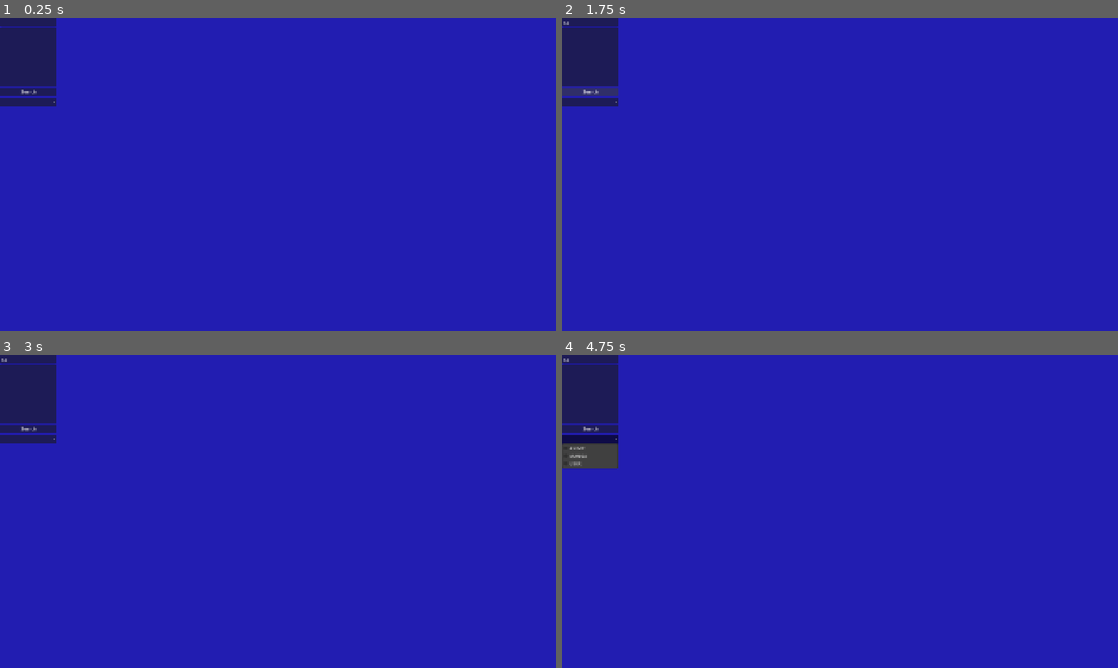
Above: before the commit, frames 1-4 (two rows, left to right).
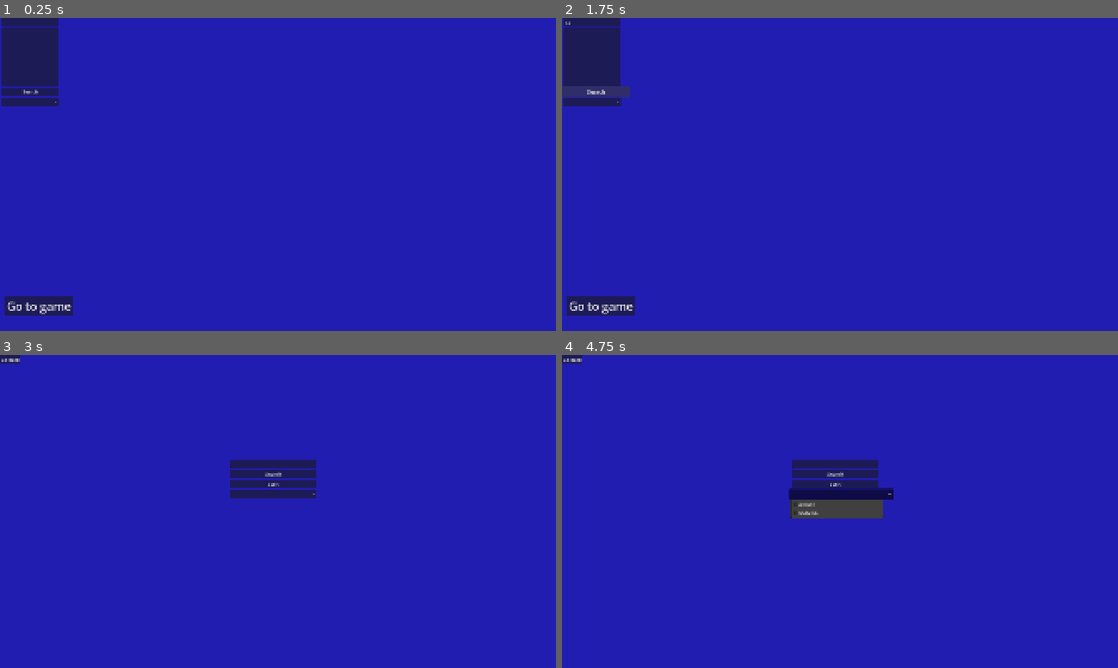
Above: after the commit, the same moments.

Repository: ragingburger1243/AniSearch
Game: Godot game, scene res://main.tscn
The game is run twice, just before and just after one commit, with the same random seed, the same clock (stepped at 60 frames per second) and the same inputs.
Inputs (mouse positions are in pixels of both pictures, inside the frame that each line leads up to; where the layout moved, square brackets give the same spot in the first picture):
- Up to frame 1 (0.25 s): no input
- Up to frame 2 (1.75 s): click (589, 21) at 0.52 s; type "12" at 0.6 s; click "Search" at 1.25 s
- Up to frame 3 (3 s): click (27, 439) at 2 s; click (38, 642) at 2.75 s, where only the run after the commit has a clickable "Go to game"
- Up to frame 4 (4.75 s): click "Search" (after the commit: "Submit") at 3.5 s; click (834, 492) [589, 439] at 4.25 s

The runs differ from the first frame. In frame 1, 1.0% of the frame differs, in the area x 0-14%, y 0-96%; in frame 2, 1.2%; in frame 3, 4.3%; in frame 4, 6.4%, in the area x 0-60%, y 0-53%.
Error before the commit: Invalid access to property or key 'data' on a base object of type 'Nil'. (res://Main.gd:78)
Error after the commit: Invalid access to property or key 'data' on a base object of type 'Nil'. (res://Main.gd:75)

Commit message:
1.4
added guess the anime from description and button animations

Diff:
--- /dev/null
+++ b/GuessGame.tscn
@@ -0,0 +1,71 @@
+[gd_scene format=3 uid="uid://7hw42u2acuts"]
+
+[ext_resource type="Script" uid="uid://najnhr3ukewa" path="res://guess_game.gd" id="1_4lhxv"]
+[ext_resource type="Script" uid="uid://bjcwj7uh1dvgj" path="res://button_anim.gd" id="2_d3vie"]
+
+[node name="GuessGame" type="Control" unique_id=774832508]
+layout_mode = 3
+anchors_preset = 15
+anchor_right = 1.0
+anchor_bottom = 1.0
+grow_horizontal = 2
+grow_vertical = 2
+script = ExtResource("1_4lhxv")
+
+[node name="VBoxContainer" type="VBoxContainer" parent="." unique_id=728055139]
+custom_minimum_size = Vector2(300, 200)
+layout_mode = 0
+offset_left = 793.645
+offset_top = 360.0
+offset_right = 1093.646
+offset_bottom = 560.0
+pivot_offset = Vector2(148.35498, 66)
+
+[node name="LineEdit" type="LineEdit" parent="VBoxContainer" unique_id=1709864023]
+layout_mode = 2
+
+[node name="Button" type="Button" parent="VBoxContainer" unique_id=628611410]
+layout_mode = 2
+text = "Submit"
+script = ExtResource("2_d3vie")
+
+[node name="Button2" type="Button" parent="VBoxContainer" unique_id=1231798580]
+layout_mode = 2
+text = "Start"
+script = ExtResource("2_d3vie")
+
+[node name="OptionButton" type="OptionButton" parent="VBoxContainer" unique_id=2115117120]
+layout_mode = 2
+item_count = 2
+popup/item_0/text = "ANIME"
+popup/item_0/id = 0
+popup/item_1/text = "MANGA"
+popup/item_1/id = 1
+script = ExtResource("2_d3vie")
+
+[node name="ScrollContainer" type="ScrollContainer" parent="." unique_id=856941475]
+custom_minimum_size = Vector2(300, 200)
+layout_mode = 0
+offset_left = 793.645
+offset_top = 500.0
+offset_right = 833.645
+offset_bottom = 540.0
+
+[node name="Label" type="Label" parent="ScrollContainer" unique_id=827334260]
+layout_mode = 2
+size_flags_horizontal = 3
+autowrap_mode = 2
+
+[node name="HTTPRequest" type="HTTPRequest" parent="." unique_id=1640799802]
+
+[node name="Gobackbutton" type="Button" parent="." unique_id=1512300262]
+layout_mode = 0
+offset_right = 8.0
+offset_bottom = 8.0
+text = "Go back"
+script = ExtResource("2_d3vie")
+
+[connection signal="pressed" from="VBoxContainer/Button" to="." method="_on_button_pressed"]
+[connection signal="pressed" from="VBoxContainer/Button2" to="." method="_on_button_2_pressed"]
+[connection signal="request_completed" from="HTTPRequest" to="." method="_on_http_request_request_completed"]
+[connection signal="pressed" from="Gobackbutton" to="." method="_on_gobackbutton_pressed"]
--- a/Main.gd
+++ b/Main.gd
@@ -22,8 +22,6 @@
 	pass
 
 
-# Called every frame. 'delta' is the elapsed time since the previous frame.
-
 
 
 func _on_button_pressed() -> void:
@@ -38,7 +36,6 @@
 		if text_option == "USER":
 			var main_dict = {"query": "query ($name: String) { User(name: $name) { name about avatar { large } statistics { anime { count meanScore minutesWatched } manga { count chaptersRead } } } }", "variables": {"name": text}}
 			httprequest.request("https://graphql.anilist.co", ["Content-Type: application/json"], HTTPClient.METHOD_POST,JSON.stringify(main_dict))
-			print(main_dict)
 		else:
 			count_type = "episodes" if text_option == "ANIME" else "chapters"
 			var main_dict = {"query": "query ($name: String) { Page(perPage: 5) { media(search: $name, type: " + text_option + ") { title { romaji english } " + count_type + " averageScore status coverImage { large } description siteUrl genres } } }", "variables":{"name": text}}
@@ -114,3 +111,7 @@
 		label_link.text = "ANILIST LINK"
 		label_link.uri = results[index]["siteUrl"]
 		httprequestimage.request(image)
+
+
+func _on_go_to_button_pressed() -> void:
+	get_tree().change_scene_to_file("res://GuessGame.tscn")
--- /dev/null
+++ b/button_anim.gd
@@ -0,0 +1,37 @@
+extends Button
+
+class_name AnimatedButton
+
+const rest_scale := Vector2.ONE
+const hover_scale := Vector2(1.2, 1.2)
+const squash_scale := Vector2(0.9, 0.9)
+
+var _tween: Tween = null
+# Called when the node enters the scene tree for the first time.
+func _ready() -> void:
+	mouse_entered.connect(_on_mouse_entered)
+	mouse_exited.connect(_on_mouse_exited)
+	button_down.connect(_on_button_down)
+	pivot_offset = size / 2
+
+
+func _on_mouse_entered() -> void:
+	if _tween:
+		_tween.kill()
+	_tween = create_tween()
+	_tween.tween_property(self, ^"scale", hover_scale, 0.2).set_ease(Tween.EASE_OUT).set_trans(Tween.TRANS_QUINT)
+
+
+func _on_mouse_exited() -> void:
+	if _tween:
+		_tween.kill()
+	_tween = create_tween()
+	_tween.tween_property(self, ^"scale", rest_scale, 0.2).set_ease(Tween.EASE_OUT).set_trans(Tween.TRANS_QUINT)
+
+
+func _on_button_down() -> void:
+	if _tween:
+		_tween.kill()
+	_tween = create_tween()
+	_tween.tween_property(self, ^"scale", squash_scale, 0.2).set_ease(Tween.EASE_OUT).set_trans(Tween.TRANS_QUINT)
+	_tween.tween_property(self, ^"scale", hover_scale, 0.2).set_ease(Tween.EASE_OUT).set_trans(Tween.TRANS_QUINT)
--- /dev/null
+++ b/guess_game.gd
@@ -0,0 +1,61 @@
+extends Control
+
+@onready var line_edit = $VBoxContainer/LineEdit
+@onready var button = $VBoxContainer/Button
+@onready var httprequest = $HTTPRequest
+@onready var option_button = $VBoxContainer/OptionButton
+@onready var label = $ScrollContainer/Label
+@onready var start_button = $VBoxContainer/Button2
+var text
+var count_type
+var text_option = ""
+var RANDOM_NUMBER
+var anime_name
+# Called when the node enters the scene tree for the first time.
+func _ready() -> void:
+	pass # Replace with function body.
+
+
+# Called every frame. 'delta' is the elapsed time since the previous frame.
+func _process(delta: float) -> void:
+	pass
+
+
+func _on_button_pressed() -> void:
+	text = line_edit.text
+	if text.to_lower() == anime_name.to_lower():
+		line_edit.text = "GOOD JOB YOU GOT IT RIGHT"
+	else:
+		line_edit.text = "YOU GOT IT WRONG"
+
+
+
+
+func _on_http_request_request_completed(result: int, response_code: int, headers: PackedStringArray, body: PackedByteArray) -> void:
+	var new_body = body.get_string_from_utf8()
+	var dict = JSON.parse_string(new_body)
+	var desc = str(dict["data"]["Page"]["media"][0]["description"])
+	if dict["data"]["Page"]["media"][0]["title"]["english"] != null:
+		anime_name = str(dict["data"]["Page"]["media"][0]["title"]["english"])
+	else:
+		anime_name = str(dict["data"]["Page"]["media"][0]["title"]["romaji"])
+	desc = desc.replace("<br>", "\n")
+	desc = desc.replace("<i>", "")
+	desc = desc.replace("</i>", "")
+	label.text = "DESCRIPTION: " + str(desc)
+
+
+
+func _on_button_2_pressed() -> void:
+	line_edit.clear()
+	RANDOM_NUMBER = str(randi() % 100 + 1)
+	var index = option_button.selected
+	text_option = option_button.get_item_text(index)
+	count_type = "episodes" if text_option == "ANIME" else "chapters"
+	print(text)
+	var main_dict = {"query": "{ Page(perPage: 1, page: "+ RANDOM_NUMBER+") { media(sort: POPULARITY_DESC, type: " + text_option + ") { title { romaji english } " + count_type + " averageScore status coverImage { large } description siteUrl genres } } }"}
+	httprequest.request("https://graphql.anilist.co", ["Content-Type: application/json"], HTTPClient.METHOD_POST,JSON.stringify(main_dict))
+
+
+func _on_gobackbutton_pressed() -> void:
+	get_tree().change_scene_to_file("res://main.tscn")
--- a/main.tscn
+++ b/main.tscn
@@ -1,6 +1,7 @@
 [gd_scene format=3 uid="uid://dqs22hde4ipsn"]
 
-[ext_resource type="Script" uid="uid://b7qenelvbbn8a" path="res://Main.gd" id="1_ig7tw"]
+[ext_resource type="Script" uid="uid://c227eddabqd44" path="res://Main.gd" id="1_ig7tw"]
+[ext_resource type="Script" uid="uid://bjcwj7uh1dvgj" path="res://button_anim.gd" id="2_0xm2m"]
 
 [node name="Control" type="Control" unique_id=53278819]
 layout_mode = 3
@@ -13,8 +14,10 @@
 
 [node name="VBoxContainer" type="VBoxContainer" parent="." unique_id=1001214591]
 layout_mode = 0
-offset_right = 197.0
-offset_bottom = 192.0
+offset_left = 6.0
+offset_right = 203.0
+offset_bottom = 270.0
+pivot_offset = Vector2(101, 136)
 
 [node name="LineEdit" type="LineEdit" parent="VBoxContainer" unique_id=1848827720]
 layout_mode = 2
@@ -30,6 +33,7 @@
 [node name="Button" type="Button" parent="VBoxContainer" unique_id=1544355428]
 layout_mode = 2
 text = "Search"
+script = ExtResource("2_0xm2m")
 
 [node name="VBoxContainer2" type="VBoxContainer" parent="." unique_id=1529756059]
 layout_mode = 0
@@ -86,8 +90,9 @@
 
 [node name="OptionButton" type="OptionButton" parent="." unique_id=1522516728]
 layout_mode = 0
+offset_left = 7.0
 offset_top = 274.0
-offset_right = 197.0
+offset_right = 204.0
 offset_bottom = 305.0
 item_count = 3
 popup/item_0/text = "ANIME"
@@ -96,8 +101,20 @@
 popup/item_1/id = 1
 popup/item_2/text = "USER"
 popup/item_2/id = 2
+script = ExtResource("2_0xm2m")
+
+[node name="GoToButton" type="Button" parent="." unique_id=961700259]
+layout_mode = 0
+offset_left = 15.0
+offset_top = 959.0
+offset_right = 253.8
+offset_bottom = 1029.58
+theme_override_font_sizes/font_size = 40
+text = "Go to game"
+script = ExtResource("2_0xm2m")
 
 [connection signal="request_completed" from="VBoxContainer/HTTPRequest" to="." method="_on_http_request_request_completed"]
 [connection signal="request_completed" from="VBoxContainer/HTTPRequest2" to="." method="_on_http_request_2_request_completed"]
 [connection signal="item_selected" from="VBoxContainer/ItemList" to="." method="_on_item_list_item_selected"]
 [connection signal="pressed" from="VBoxContainer/Button" to="." method="_on_button_pressed"]
+[connection signal="pressed" from="GoToButton" to="." method="_on_go_to_button_pressed"]
